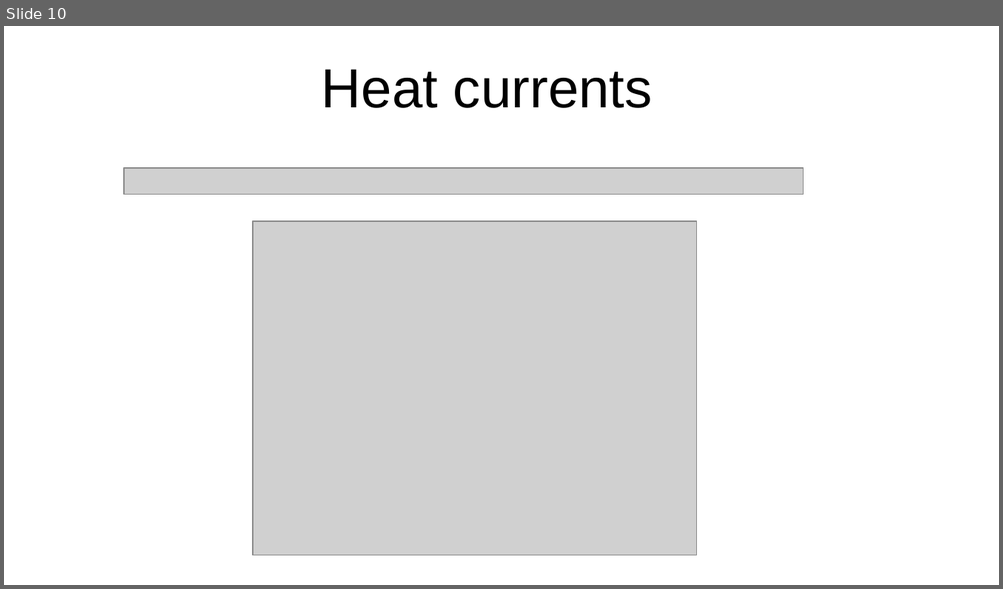
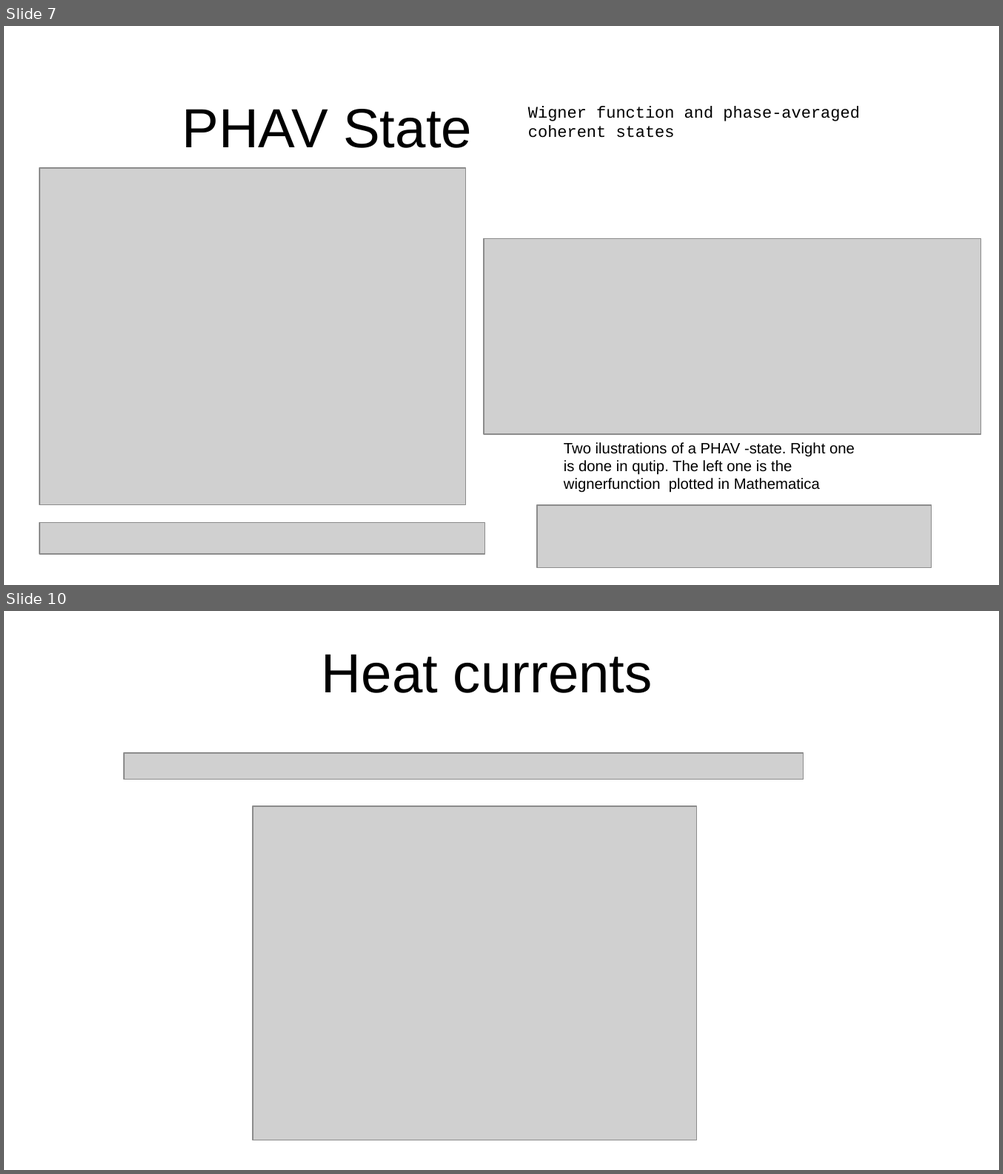
Before and after one commit to SanderStammbach/Sanders-Studium, a slide deck: Master-Projekt/Vortrag.odp. Shown one above the other, each under a label of ours: slide 10 before the commit, slides 7 and 10 after it; the slides between them are not shown. The pictures are 1003x589 and 1003x1174 pixels, drawn with LibreOffice and Linux fonts; fonts in the diff are those of the drawing; grey boxes stand for pictures; background and template pictures are left out. Boxes give left, top, right and bottom in pixels: in the first picture for what was removed or moved away, otherwise in the second. Text is boxed around its words. In the diff, an @@ line names an element or a change of style, - is before the commit and + after.

```diff
--- a/Master-Projekt/Vortrag.odp
+++ b/Master-Projekt/Vortrag.odp
@@ slide 7 added at (x1=4, y1=26, x2=999, y2=585), background picture (left out) @@
@@ title added at (x1=182, y1=109, x2=472, y2=148), 44 pt, text #000000 @@
+PHAV State
@@ text added at (x1=528, y1=106, x2=859, y2=138), 13 pt, text #000000 @@
+Wigner function and phase-averaged coherent states
@@ picture added at (x1=40, y1=167, x2=465, y2=506) @@
@@ picture added at (x1=484, y1=239, x2=981, y2=434) @@
@@ text added at (x1=563, y1=443, x2=854, y2=493), 12 pt, text #000000 @@
+Two ilustrations of a PHAV -state. Right one is done in qutip. The left one is the wignerfunction plotted in Mathematica
@@ picture added at (x1=538, y1=506, x2=932, y2=568) @@
@@ picture added at (x1=40, y1=523, x2=485, y2=555) @@
```
Also in this commit, not shown: 7 slides changed, 1 slide removed, 15 other files.
